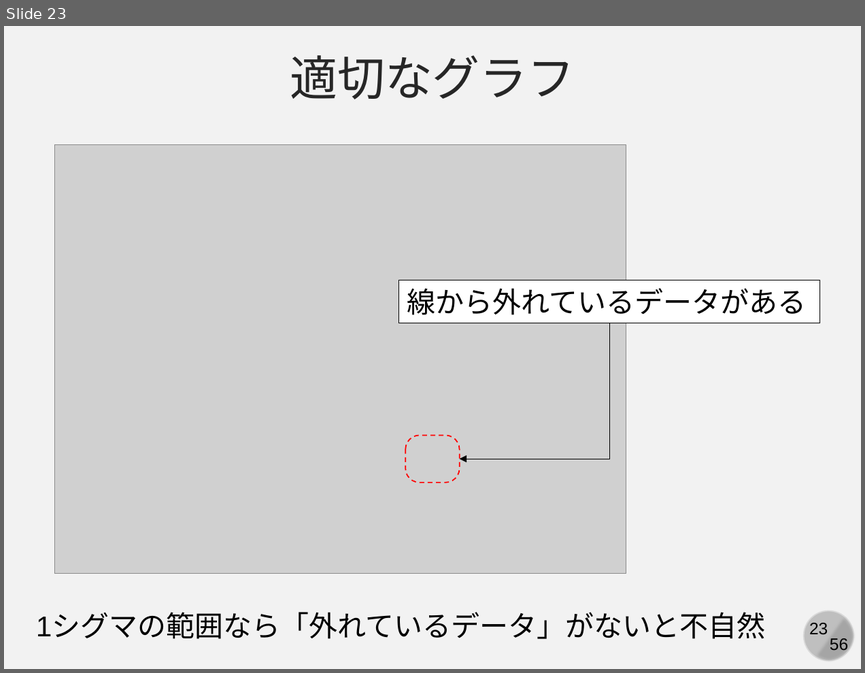
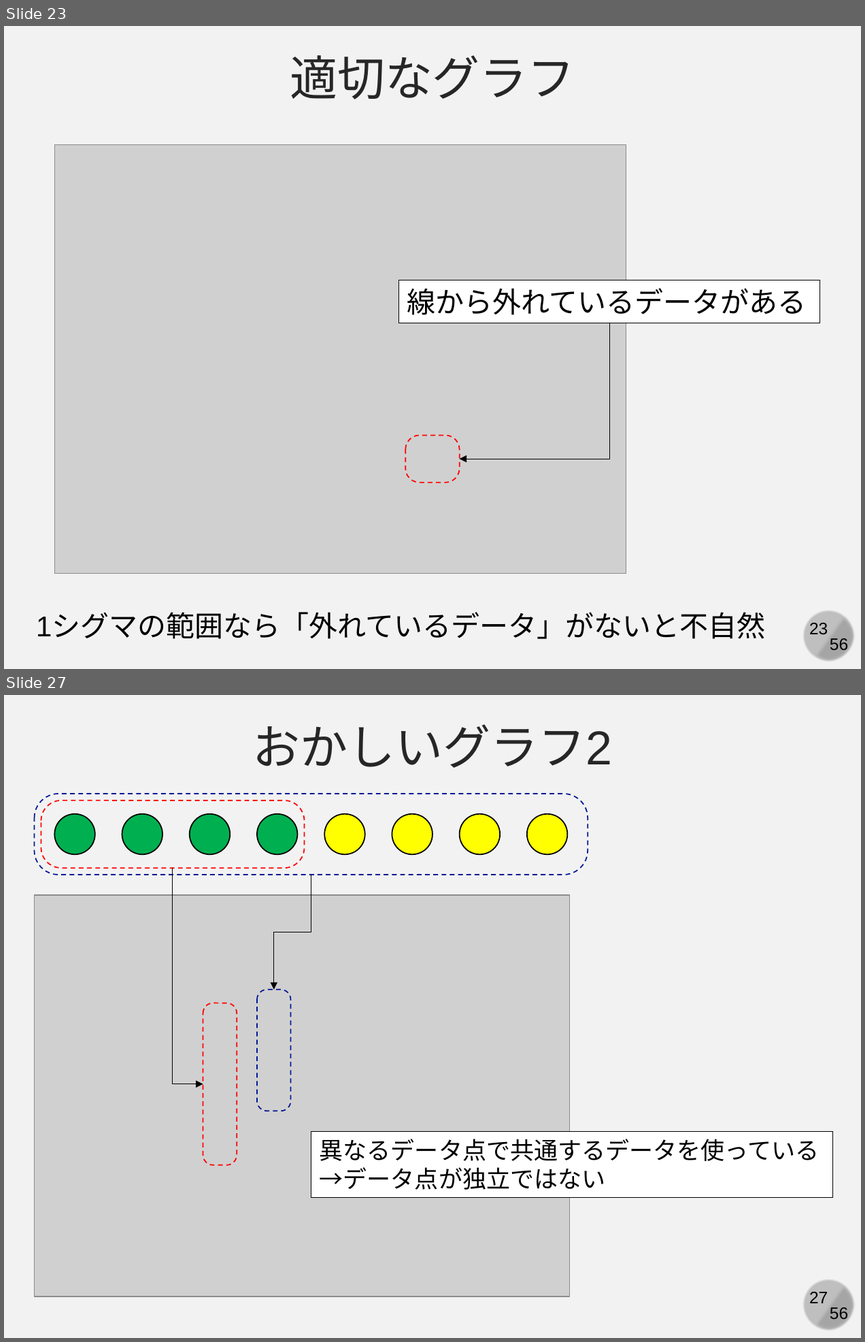
Before and after one commit to kaityo256/simulation_engineering, a slide deck: 03_mc_advanced/simulation03.pptx. Shown one above the other, each under a label of ours: slide 23 before the commit, slides 23 and 27 after it; the slides between them are not shown. The pictures are 865x673 and 865x1342 pixels, drawn with LibreOffice and Linux fonts; fonts in the diff are those of the drawing; grey boxes stand for pictures. Boxes give left, top, right and bottom in pixels: in the first picture for what was removed or moved away, otherwise in the second. Text is boxed around its words. In the diff, an @@ line names an element or a change of style, - is before the commit and + after.

```diff
--- a/03_mc_advanced/simulation03.pptx
+++ b/03_mc_advanced/simulation03.pptx
@@ slide 27 added at (4,695,861,1338), background #F2F2F2; not listed: 4 template elements that a slide beside it also shows @@
@@ text added at (253,724,612,768), 40 pt, text #262626 @@
+おかしいグラフ2
@@ rounded rectangle added at (34,794,587,874), outline #011893 1 pt dashed @@
@@ rounded rectangle added at (41,800,304,868), outline #FF0000 1 pt dashed @@
@@ ellipse added at (54,814,95,854), fill #00B050, outline #000000 1 pt @@
@@ ellipse added at (122,814,162,854), fill #00B050, outline #000000 1 pt @@
@@ ellipse added at (190,814,230,854), fill #00B050, outline #000000 1 pt @@
@@ ellipse added at (257,814,297,854), fill #00B050, outline #000000 1 pt @@
@@ ellipse added at (324,814,364,854), fill #FFFF00, outline #000000 1 pt @@
@@ ellipse added at (392,814,432,854), fill #FFFF00, outline #000000 1 pt @@
@@ ellipse added at (459,814,499,854), fill #FFFF00, outline #000000 1 pt @@
@@ ellipse added at (527,814,567,854), fill #FFFF00, outline #000000 1 pt @@
@@ elbow arrow added from (173, 868) to (203, 1084), #000000 0.5 pt @@
@@ elbow arrow added from (311, 875) to (274, 989), #000000 0.5 pt @@
@@ picture added at (34,895,570,1297) @@
@@ rounded rectangle added at (257,989,290,1111), outline #011893 1 pt dashed @@
@@ rounded rectangle added at (203,1002,236,1164), outline #FF0000 1 pt dashed @@
@@ rectangle added at (311,1131,832,1197), fill #FFFFFF, outline #000000 0.75 pt, 20 pt, text #000000 @@
+異なるデータ点で共通するデータを使っている
+→データ点が独立ではない
```
Also in this commit, not shown: 4 slides changed, 5 other slides added, 1 slide removed, 11 other files.
